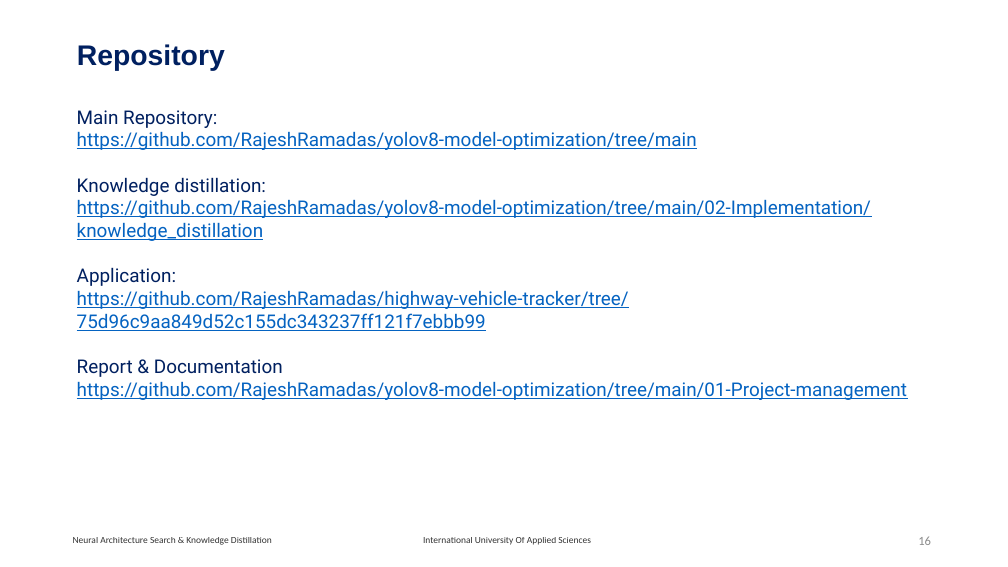
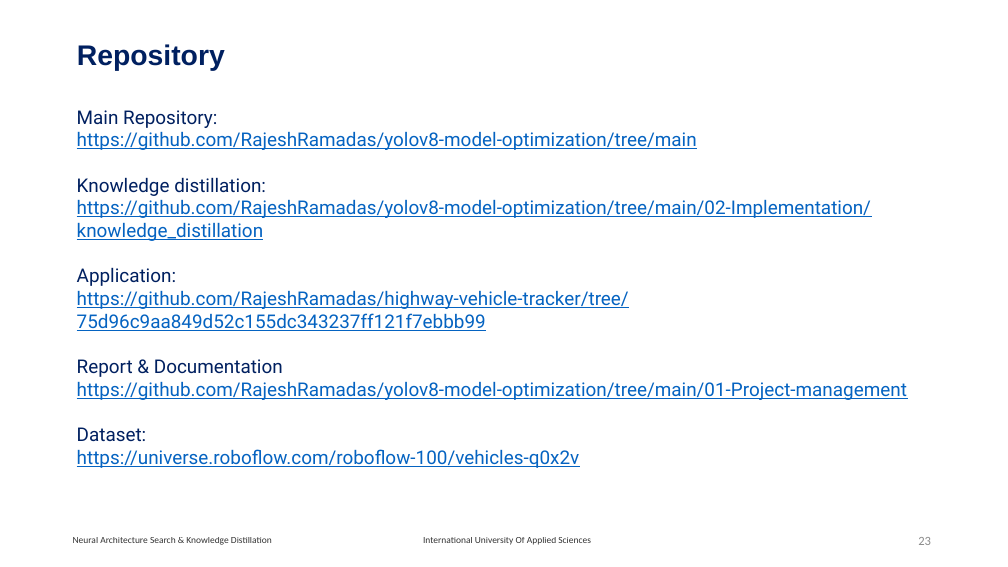
Before and after one commit to RajeshRamadas/yolov8-model-optimization, a slide deck: slide 23 of 01-Project-management/presentation/KnowledgeDistillation.pptx (slide 16 before the commit). Drawn at 1008x567 pixels with LibreOffice and Linux fonts; fonts in the diff are those of the drawing. Boxes give left, top, right and bottom in pixels: in the first picture for what was removed or moved away, otherwise in the second. Text is boxed around its words. In the diff, an @@ line names an element or a change of style, - is before the commit and + after.

```diff
--- a/01-Project-management/presentation/KnowledgeDistillation.pptx
+++ b/01-Project-management/presentation/KnowledgeDistillation.pptx
@@ text at (77,427,580,468): paragraphs added @@
+Dataset:
+https://universe.roboflow.com/roboflow-100/vehicles-q0x2v
@@ page number at (918,537,931,545): text changed @@
-16
+23
```
Also in this commit, not shown: 5 other slides changed, 7 slides added.
